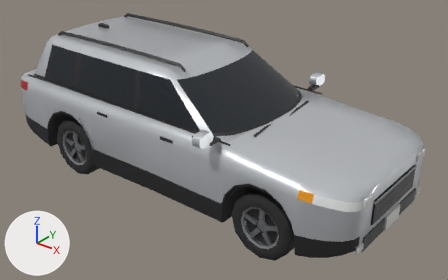
The glTF model app/public/world/vehicles/suv.glb as it was, and as the next commit left it.
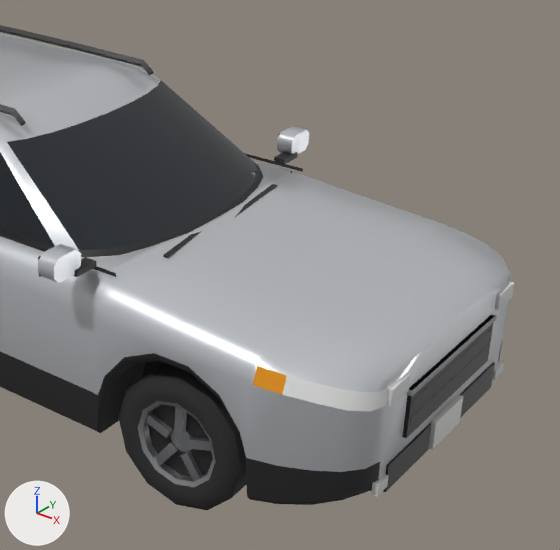
Each version appears first whole from a 50 mm lens placed at (4.47, -5.21, 3.86), pointed at (0.26, 0.04, 0.6), and next in a close-up on the part from 39% to 100% of the width and 4% to 100% of the height. The axes (+X, +Y, +Z) are drawn at lower left. The lights are the same throughout. The older version's two pictures come first. Objects named as collision shapes, trigger or cutter boxes, shadow casters or lower levels of detail are left out. Where no turn or scale is listed for an object, it has been applied to the vertices. Vertices at exactly the same position are counted once.

The first close-up shows 'lod0'.
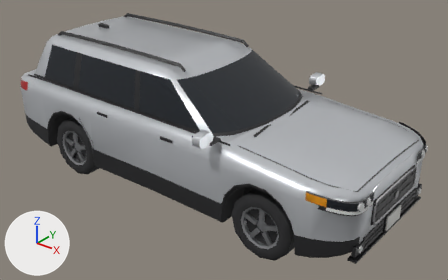
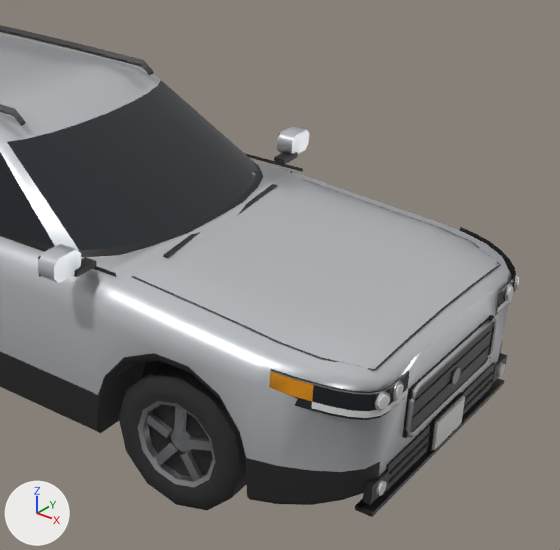
Where the newer file only moved an object's origin or applied its transform, the numbers keep the older frame.

What the commit changed:
me_lod0 is used by ob_lod0; location (0.004, 0.0, 0.859).
me_lod0 had 1960 vertices, 3460 faces and spanned x -2.48..2.48, y -1.17..1.17, z -0.86..0.86.
me_lod0 now has 2470 vertices, 4178 faces and spans x -2.48..2.49, y -1.17..1.17, z -0.86..0.86.
me_lod0 part 1: a new loose piece, a 10-sided cylinder along x spanning x 2.472..2.488, y -0.045..0.045, z -0.211..-0.126, in mat_chrome.
me_lod0 part 2: a new loose piece, a 10-sided cylinder along x spanning x 2.457..2.4661, y 0.5706..0.6625, z -0.0094..0.0779, in mat_chrome.
me_lod0 part 3: a new loose piece, a 10-sided cylinder along x spanning x 2.457..2.4661, y -0.6625..-0.5706, z -0.0094..0.0779, in mat_chrome.
me_lod0 part 4: a new loose piece, a box spanning x 2.381..2.471, y -0.75..0.75, z -0.575..-0.552, in mat_trim.
me_lod0 part 5: the loose piece of 8 vertices spanning x 2.44..2.47, y 0.5..0.68, z -0.02..0.07 is moved by (-0.01, 0.09, -0.48), in mat_trim.
me_lod0 part 6: the loose piece of 8 vertices spanning x 2.44..2.47, y -0.68..-0.5, z -0.02..0.07 is moved by (-0.01, -0.09, -0.48), in mat_trim.
me_lod0 part 7: a new loose piece, a 10-sided cylinder along x spanning x 2.458..2.476, y 0.583..0.651, z 0.002..0.066, in mat_head.
me_lod0 part 8: a new loose piece, a 10-sided cylinder along x spanning x 2.458..2.476, y -0.651..-0.583, z 0.002..0.066, in mat_head.
me_lod0 part 9: a new loose piece, a 10-sided cylinder along x spanning x 2.458..2.476, y 0.644..0.716, z -0.488..-0.419, in mat_head.
me_lod0 part 10: a new loose piece, a 10-sided cylinder along x spanning x 2.458..2.476, y -0.716..-0.644, z -0.488..-0.419, in mat_head.
me_lod0 part 11: the loose piece of 8 vertices spanning x 2.45..2.48, y -0.15..0.15, z -0.52..-0.36 is moved by (0.01, 0.0, 0.0).
me_lod0 part 12: the loose piece of 8 vertices spanning x 2.44..2.47, y -0.71..-0.61, z -0.48..-0.42 is deleted.
me_lod0 part 13: the loose piece of 8 vertices spanning x 2.44..2.47, y 0.61..0.71, z -0.48..-0.42 is deleted.
me_lod0 part 14: 12 vertices moved from x 2.44..2.47, y -0.44..0.44, z -0.22..-0.1 to x 2.46..2.47, y -0.44..0.44, z -0.22..-0.11; 12 vertices removed from x 2.44..2.47, y -0.47..0.47, z -0.22..-0.04; 390 vertices added at x 1.12..2.48, y -0.98..0.98, z -0.53..0.26.
me_lod0 part 15: 134 kept faces spanning x -2.21..2.47, y -1.0..1.0, z -0.81..0.41 get new vertex colours.
me_lod0 part 16: 16 faces spanning x 2.09..2.45, y -0.98..0.98, z -0.02..0.13 switch from mat_head to mat_paint.
me_lod0 part 17: 4 faces spanning x 1.95..2.09, y -1.0..1.0, z 0.04..0.14 switch from mat_amber to mat_paint.

What differs and where, as boxes (x1, y1, x2, y2) in the close-ups (560 x 550 px; the box of a moved part takes in the faces that stretch with it):
'lod0', reshaped
    before: (0, 25, 514, 510)
    after: (0, 25, 519, 517)
part 1 of me_lod0, added
    after: (450, 367, 460, 385)
part 2 of me_lod0, added
    after: (504, 284, 513, 301)
part 3 of me_lod0, added
    after: (392, 381, 403, 401)
part 4 of me_lod0, added
    after: (355, 378, 504, 517)
part 5 of me_lod0, moved or reshaped
    before: (495, 281, 514, 310)
    after: (492, 353, 507, 383)
part 6 of me_lod0, moved or reshaped
    before: (387, 373, 411, 407)
    after: (363, 469, 389, 505)
part 7 of me_lod0, added
    after: (506, 286, 513, 299)
part 8 of me_lod0, added
    after: (394, 384, 404, 399)
part 9 of me_lod0, added
    after: (497, 363, 505, 376)
part 10 of me_lod0, added
    after: (376, 480, 386, 496)
part 11 of me_lod0, moved or reshaped
    before: (428, 395, 463, 449)
    after: (432, 396, 465, 450)
part 12 of me_lod0, deleted
    before: (371, 474, 389, 496)
part 13 of me_lod0, deleted
    before: (492, 361, 504, 380)
part 14 of me_lod0, built on
    before: (407, 314, 497, 422)
    after: (131, 179, 519, 483)
part 15 of me_lod0, recoloured
    both: (253, 259, 511, 494)
part 16 of me_lod0, recoloured
    before: (282, 278, 511, 411)
    after: (282, 278, 511, 398)
part 17 of me_lod0, recoloured (orange to grey)
    both: (253, 366, 283, 394)
